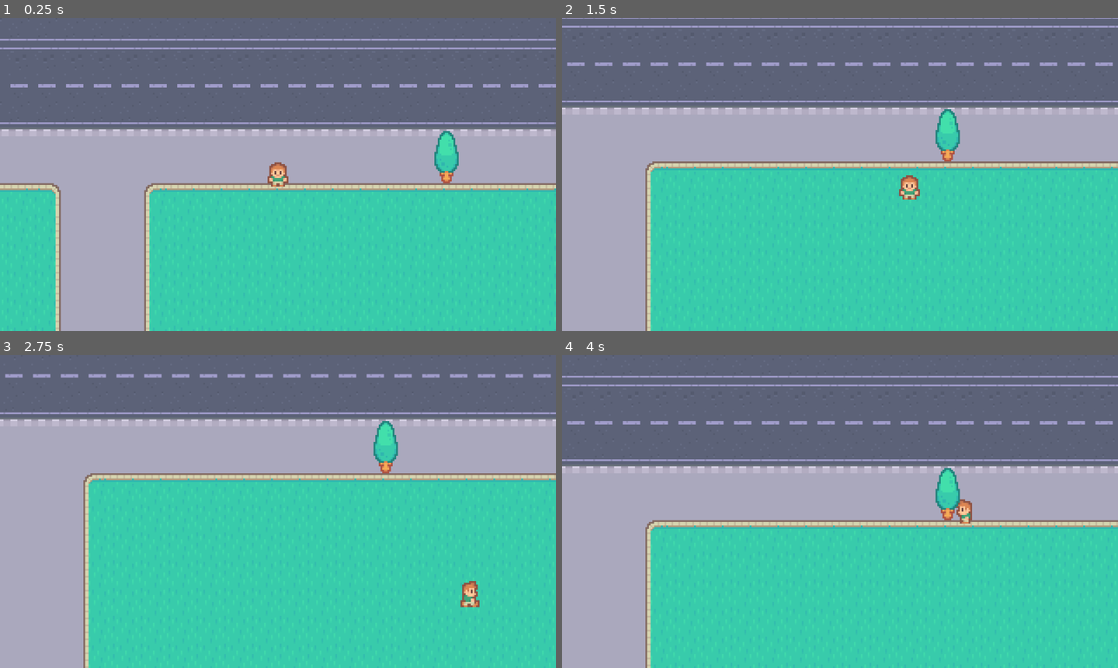
Above: before the commit, frames 1-4 (two rows, left to right).
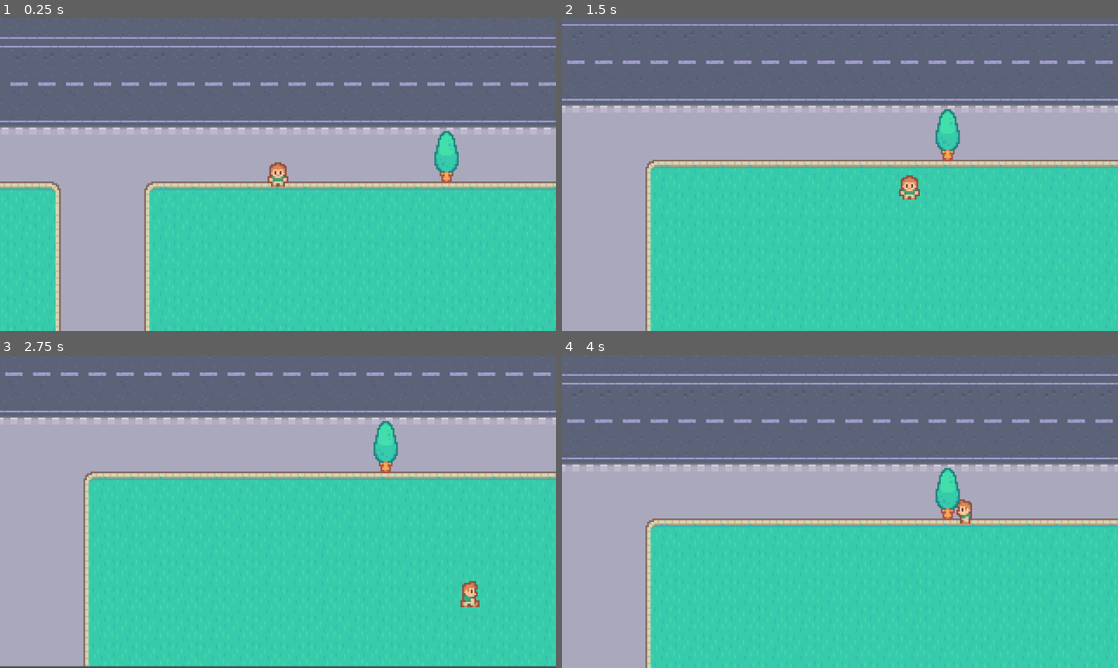
Above: after the commit, the same moments.

Repository: Stone-keep/frogger
Game: Godot game, scene res://scenes/game.tscn
Two runs of this game, one before a commit and one after it. Both use one fixed random seed, a clock stepped at 60 frames per second and the inputs below.
Inputs:
- Up to frame 1 (0.25 s): no input
- Up to frame 2 (1.5 s): tap Enter at 0.5 s; hold Right (right) 0.53-1.28 s; tap Space (confirm) at 0.6, 1.35 s; hold Down (down) from 1.28 s (still down)
- Up to frame 3 (2.75 s): release Down (down) at 2.03 s; hold Right (right) from 2.03 s (still down); tap Space (confirm) at 2.1 s
- Up to frame 4 (4 s): release Right (right) at 2.78 s; hold Up (up) 2.78-3.53 s; tap Space (confirm) at 2.85, 3.6 s; hold Left (left) from 3.53 s (still down)

The runs differ from the first frame. In frame 1, 6.9% of the frame differs, in the area x 0-100%, y 6-57%; in frame 2, 5.9%; in frame 3, 5.2%; in frame 4, 6.9%.

Commit message:
car spawning and despawning

Diff:
--- /dev/null
+++ b/scenes/car.gd
@@ -0,0 +1,11 @@
+extends Area2D
+
+
+var direction := Vector2.RIGHT
+var speed = 0.8
+
+func _process(_delta: float) -> void:
+	position += direction * speed
+
+func _on_visible_on_screen_notifier_2d_screen_exited() -> void:
+	queue_free()
--- /dev/null
+++ b/scenes/car.tscn
@@ -0,0 +1,21 @@
+[gd_scene format=3 uid="uid://c3mdcioslrm4p"]
+
+[ext_resource type="Texture2D" uid="uid://d0dya2slufckd" path="res://graphics/cars/green.png" id="1_c35m8"]
+[ext_resource type="Script" uid="uid://cd5xhsevs1vit" path="res://scenes/car.gd" id="1_qt2eu"]
+
+[sub_resource type="RectangleShape2D" id="RectangleShape2D_c35m8"]
+size = Vector2(20, 16)
+
+[node name="Car" type="Area2D" unique_id=1573690471]
+script = ExtResource("1_qt2eu")
+
+[node name="Green" type="Sprite2D" parent="." unique_id=762022028]
+texture = ExtResource("1_c35m8")
+
+[node name="CollisionShape2D" type="CollisionShape2D" parent="." unique_id=1684194129]
+shape = SubResource("RectangleShape2D_c35m8")
+
+[node name="VisibleOnScreenNotifier2D" type="VisibleOnScreenNotifier2D" parent="." unique_id=397437506]
+rect = Rect2(-11, -8, 22, 16)
+
+[connection signal="screen_exited" from="VisibleOnScreenNotifier2D" to="." method="_on_visible_on_screen_notifier_2d_screen_exited"]
--- a/scenes/game.gd
+++ b/scenes/game.gd
@@ -1,6 +1,11 @@
 extends Node2D
 
+var car_scene: PackedScene = preload("car.tscn")
 
 func _on_win_area_body_entered(body: Node2D) -> void:
 	if body == $Player:
 		print("Player has entered the area")
+
+func _on_car_timer_timeout() -> void:
+	var car = car_scene.instantiate()
+	$Objects.add_child(car)
--- a/scenes/game.tscn
+++ b/scenes/game.tscn
@@ -24,14 +24,8 @@
 script = ExtResource("1_lbhrr")
 
 [node name="Background" type="Sprite2D" parent="." unique_id=1771321927]
-position = Vector2(192, 320)
+position = Vector2(192, 319)
 texture = ExtResource("1_uwrxv")
-
-[node name="Player" parent="." unique_id=589001684 instance=ExtResource("2_yqjtg")]
-position = Vector2(189, 523)
-
-[node name="Tree" parent="." unique_id=1820739647 instance=ExtResource("3_lnu2h")]
-position = Vector2(286, 515)
 
 [node name="GameBorders" type="StaticBody2D" parent="." unique_id=851147340]
 
@@ -59,7 +53,15 @@
 [node name="Timers" type="Node2D" parent="." unique_id=739349194]
 
 [node name="CarTimer" type="Timer" parent="Timers" unique_id=1061949134]
-wait_time = 4.0
 autostart = true
 
+[node name="Objects" type="Node2D" parent="." unique_id=119748262]
+
+[node name="Player" parent="Objects" unique_id=589001684 instance=ExtResource("2_yqjtg")]
+position = Vector2(189, 523)
+
+[node name="Tree" parent="Objects" unique_id=1820739647 instance=ExtResource("3_lnu2h")]
+position = Vector2(286, 515)
+
 [connection signal="body_entered" from="WinArea" to="." method="_on_win_area_body_entered"]
+[connection signal="timeout" from="Timers/CarTimer" to="." method="_on_car_timer_timeout"]
Not shown, added: scenes/car.gd.uid
